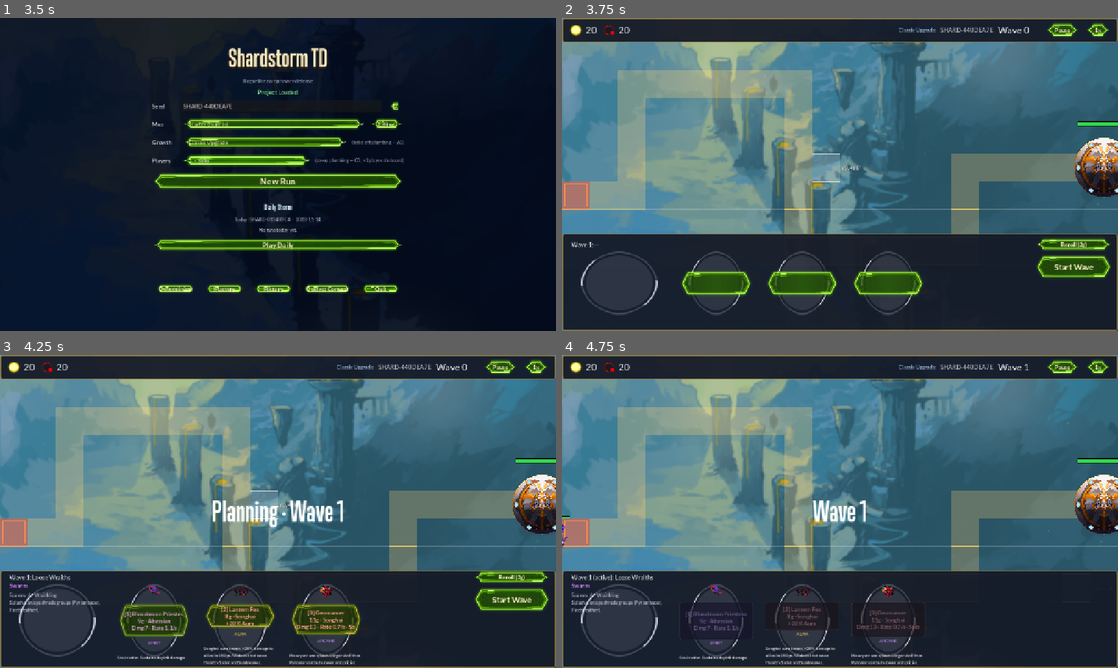
Above: before the commit, frames 1-4 (two rows, left to right).
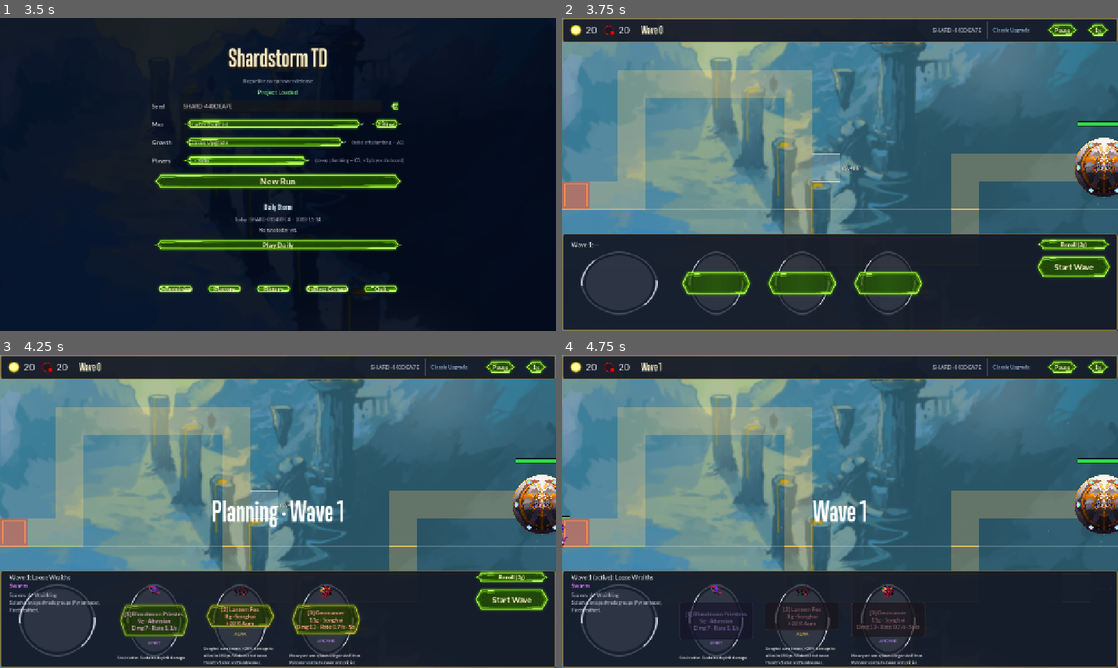
Above: after the commit, the same moments.

Repository: TYCHOcrater/Duelyst_TD
Game: Godot game, scene res://scenes/main_menu.tscn
Two runs of this game, one before a commit and one after it. Both use one fixed random seed, a clock stepped at 60 frames per second and the inputs below.
Inputs:
- Up to frame 1 (3.5 s): click "Classic Upgrade" at 0.5 s; click "Classic Upgrade" at 1.25 s; click "1 · Solo" at 2 s; click "1 · Solo" at 2.75 s
- Up to frame 2 (3.75 s): click "New Run" at 3.5 s
- Up to frame 3 (4.25 s): no input
- Up to frame 4 (4.75 s): click "Start Wave" at 4.25 s

Frame 1 is identical in both runs. In frame 2, 0.4% of the frame differs, in the area x 14-84%, y 1-7%; in frame 3, 0.4%; in frame 4, 0.4%.

Commit message:
UI polish: HUD TopBar regrouped
Left group (primary stats): Gold | Lives | Wave
Right group (meta):         Seed | Growth | Players
Controls:                   Pause | Speed

- Added thin vertical dividers between groups so the eye can pick out
  primary stats vs. meta info at a glance.
- WaveLabel moved next to Lives (was orphaned on the right), uses
  TGP font + parchment color to match the menu/banner title style.
- SeedLabel and meta info shrunk slightly (14->13 / 12) so they read
  as secondary.

Co-Authored-By: Claude Opus 4.7 (1M context) <noreply@anthropic.com>

Diff:
--- a/duelyst-td/scenes/hud.tscn
+++ b/duelyst-td/scenes/hud.tscn
@@ -63,8 +63,27 @@
 text = "20"
 theme_override_font_sizes/font_size = 22
 
+[node name="GroupDivider1" type="ColorRect" parent="TopBar/HBox"]
+custom_minimum_size = Vector2(2, 28)
+color = Color(0.45, 0.45, 0.5, 0.45)
+
+[node name="WaveLabel" type="Label" parent="TopBar/HBox"]
+text = "Wave 0"
+theme_override_fonts/font = ExtResource("4_tgp")
+theme_override_font_sizes/font_size = 24
+theme_override_colors/font_color = Color(0.95, 0.92, 0.78, 1)
+
 [node name="Spacer" type="Control" parent="TopBar/HBox"]
 size_flags_horizontal = 3
+
+[node name="SeedLabel" type="Label" parent="TopBar/HBox"]
+text = "SHARD-00000000"
+theme_override_font_sizes/font_size = 13
+modulate = Color(0.75, 0.78, 0.85, 1)
+
+[node name="GroupDivider2" type="ColorRect" parent="TopBar/HBox"]
+custom_minimum_size = Vector2(2, 20)
+color = Color(0.45, 0.45, 0.5, 0.4)
 
 [node name="GrowthLabel" type="Label" parent="TopBar/HBox"]
 text = "Classic Upgrade"
@@ -76,15 +95,6 @@
 text = "Co-op 1/2"
 theme_override_font_sizes/font_size = 12
 modulate = Color(1.0, 0.85, 0.45, 1)
-
-[node name="SeedLabel" type="Label" parent="TopBar/HBox"]
-text = "SHARD-00000000"
-theme_override_font_sizes/font_size = 14
-modulate = Color(0.8, 0.8, 0.85, 1)
-
-[node name="WaveLabel" type="Label" parent="TopBar/HBox"]
-text = "Wave 0"
-theme_override_font_sizes/font_size = 22
 
 [node name="Spacer2" type="Control" parent="TopBar/HBox"]
 custom_minimum_size = Vector2(12, 0)
